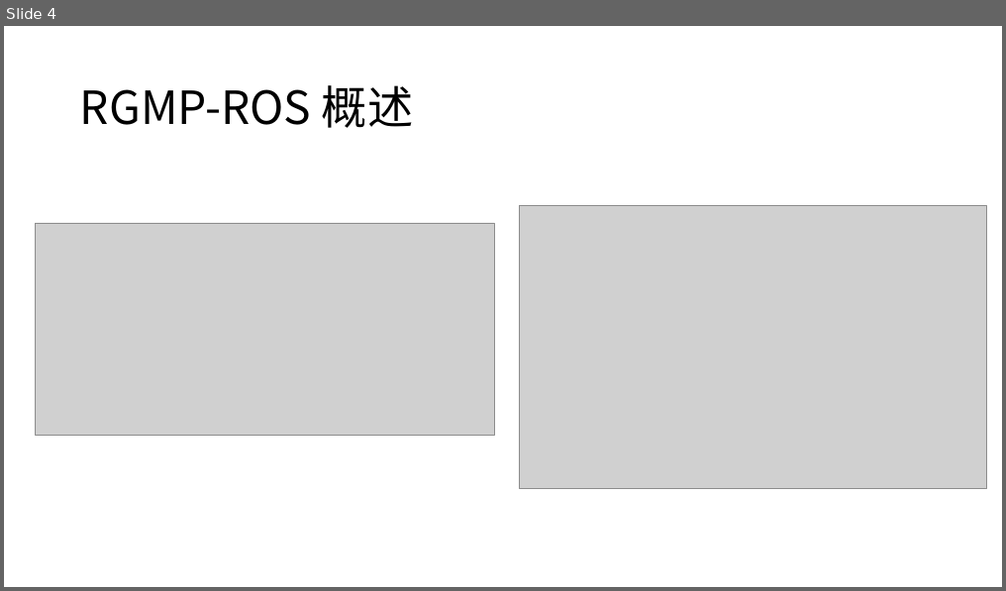
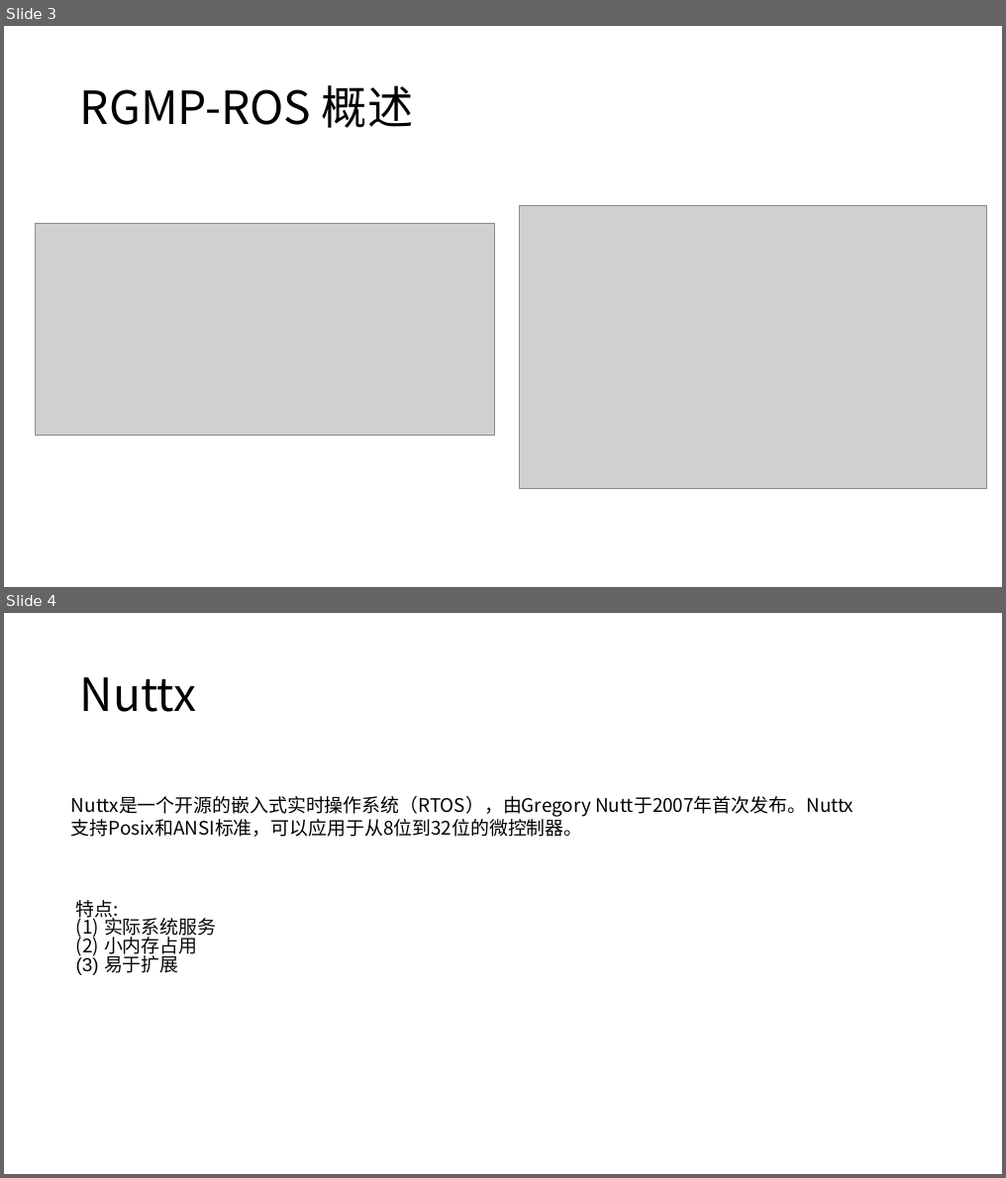
Before and after one commit to ArthurWANGZHE/plct, a slide deck: Task19/RGMP_ROS.pptx. Shown one above the other, each under a label of ours: slide 4 before the commit, slides 3 and 4 after it. The pictures are 1006x591 and 1006x1178 pixels, drawn with LibreOffice and Linux fonts; fonts in the diff are those of the drawing; grey boxes stand for pictures. Boxes give left, top, right and bottom in pixels: in the first picture for what was removed or moved away, otherwise in the second. Text is boxed around its words. In the diff, an @@ line names an element or a change of style, - is before the commit and + after.

```diff
--- a/Task19/RGMP_ROS.pptx
+++ b/Task19/RGMP_ROS.pptx
@@ slide 4 added at [4,613,1002,1174], background #FFFFFF @@
@@ title added at [80,677,196,712], 44 pt, text #000000 @@
+Nuttx
@@ text added at [71,796,853,837], 18 pt, text #000000 @@
+Nuttx是一个开源的嵌入式实时操作系统（RTOS），由Gregory Nutt于2007年首次发布。Nuttx支持Posix和ANSI标准，可以应用于从8位到32位的微控制器。
@@ text added at [76,900,216,975], 18 pt, text #060607 @@
+特点:
+(1) 实际系统服务
+(2) 小内存占用
+(3) 易于扩展
@@ what was slide 4 is now slide 3 @@
```
Also in this commit, not shown: 3 slides changed, 2 other slides added, 4 slides removed, 2 other files.
